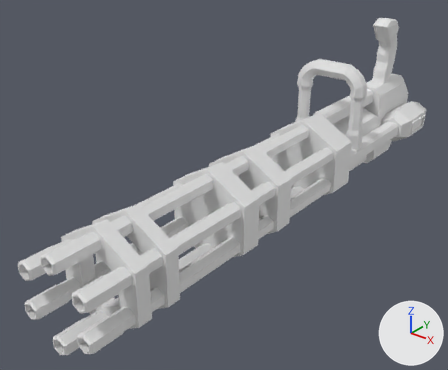
Before and after pictures for a commit that changed the Blender file Assets/Models/Guns/LA-99.blend.
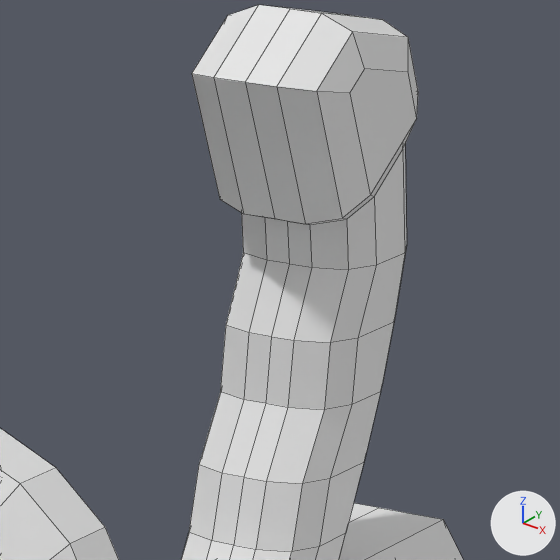
Old and new are each drawn whole from a 50 mm camera at (1.019, -1.865, 0.865) aimed at (-0.099, -0.468, -0.001) and again close up on the part from 78% to 93% of the width and 5% to 22% of the height. Every picture has the same lights, and +X, +Y and +Z are marked at lower right. The close-ups show mesh edges as thin lines.

In view in the first close-up: 'Grip'.
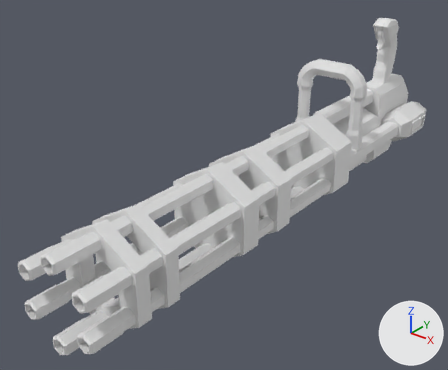
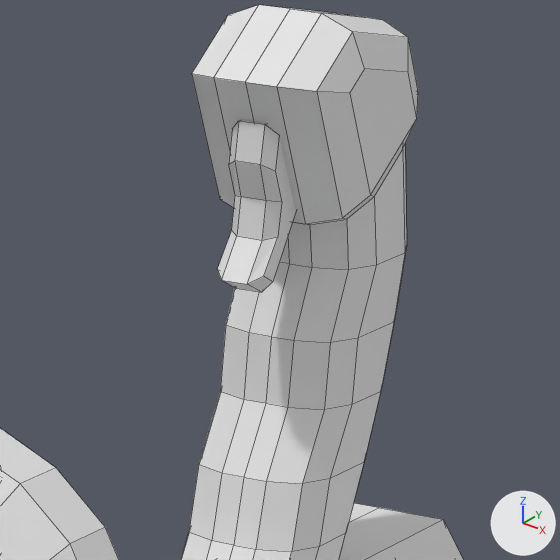
The edits, one by one:
Mesh me_cube is new.
It has 32 vertices, 26 faces and spans x -0.216..0.216, y -0.753..0.327, z -1.169..0.321.
It uses material mat_material (its picture is missing).
Object 'Cube' (ob_cube) is new; it shows me_cube.
Its parent is ob_grip.
Its location is (0.0, 0.388, 0.35).
Its scale is (0.05, 0.05, 0.05).

Boxes [x1, y1, x2, y2] around the edits, measured in the close-ups (560 x 560 px):
'Cube', added
    after: [218, 120, 295, 292]
